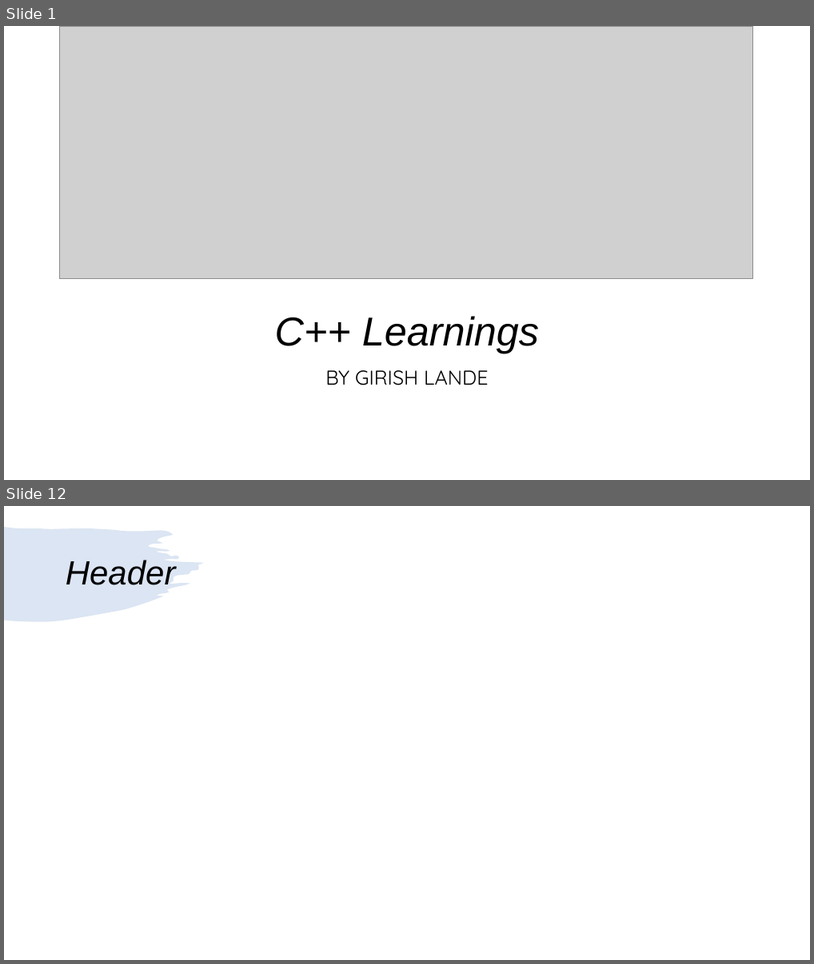
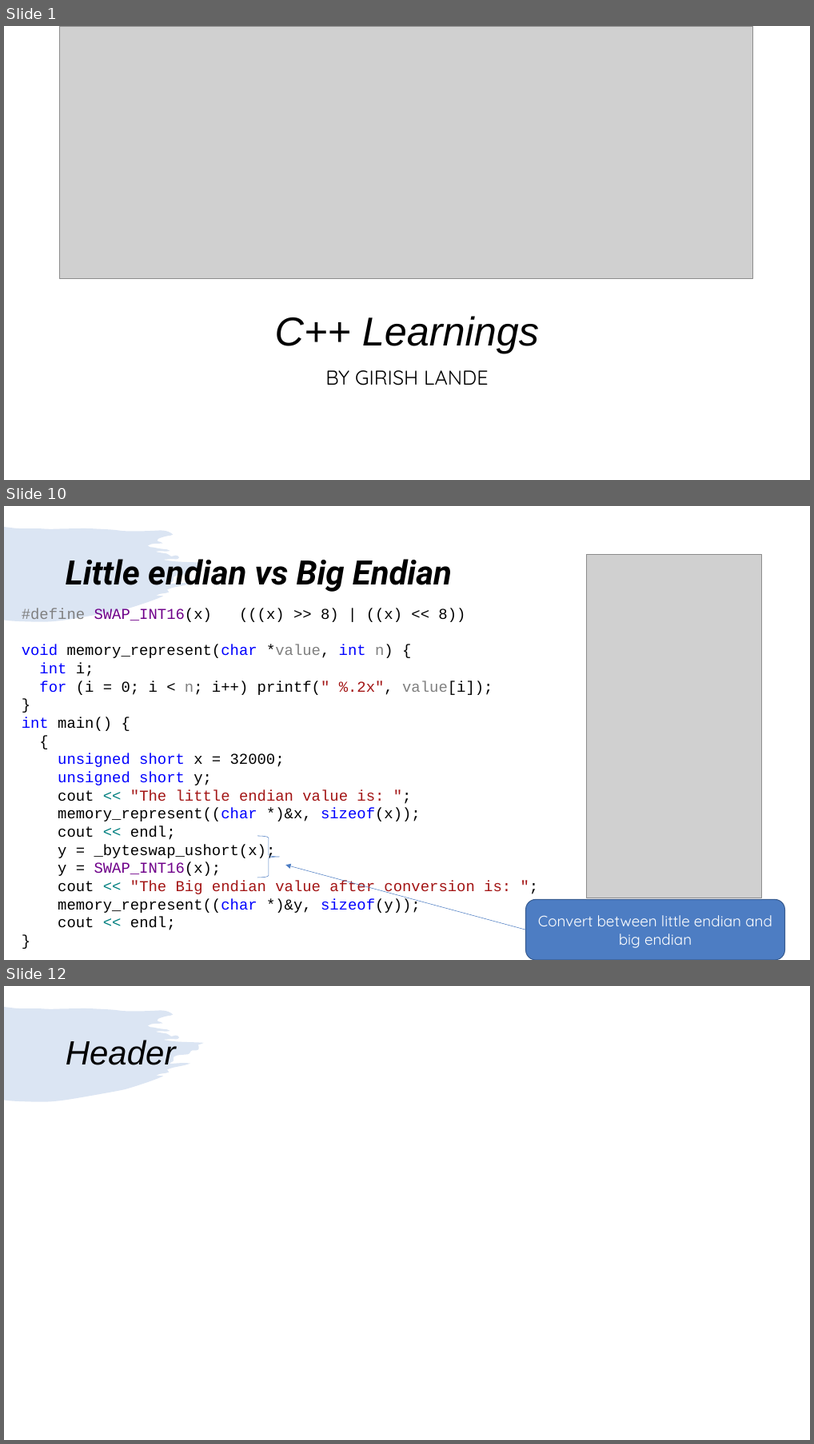
Before and after one commit to girishlande/CPlusPlus, a slide deck: learnings.pptx. Shown one above the other, each under a label of ours: slides 1 and 12 before the commit, slides 1, 10 and 12 after it; the slides between them are not shown. The pictures are 814x964 and 814x1444 pixels, drawn with LibreOffice and Linux fonts; fonts in the diff are those of the drawing; grey boxes stand for pictures. Boxes give left, top, right and bottom in pixels: in the first picture for what was removed or moved away, otherwise in the second. Text is boxed around its words. In the diff, an @@ line names an element or a change of style, - is before the commit and + after.

```diff
--- a/learnings.pptx
+++ b/learnings.pptx
@@ slide 10 added at [4,506,810,960], background #FFFFFF; not listed: 1 template element that a slide beside it also shows @@
@@ title added at [66,559,452,592], 40 pt, text #000000, bold, italic @@
+Little endian vs Big Endian
@@ picture added at [586,554,762,898] @@
@@ text added at [22,608,511,930], 18 pt, text #000000 @@
+#define SWAP_INT16(x) (((x) >> 8) | ((x) << 8))
+void memory_represent(char *value, int n) {
+int i;
+for (i = 0; i < n; i++) printf(" %.2x", value[i]);
+}
+int main() {
+{
+unsigned short x = 32000;
+unsigned short y;
+cout << "The little endian value is: ";
+memory_represent((char *)&x, sizeof(x));
+cout << endl;
+y = _byteswap_ushort(x);
+y = SWAP_INT16(x);
+cout << "The Big endian value after conversion is: ";
+memory_represent((char *)&y, sizeof(y));
+cout << endl;
+}
@@ right brace added at [258,836,280,877], outline #4D7DC3 0.5 pt @@
@@ arrow added from (526, 929) to (286, 864), #4D7DC3 0.5 pt @@
@@ rounded rectangle added at [526,900,786,960], fill #4D7DC3, outline #395C90 1 pt, 18 pt, text #FFFFFF @@
+Convert between little endian and big endian
```
Also in this commit, not shown: 7 slides changed, 2 other slides added, 3 slides removed, 14 other files.
